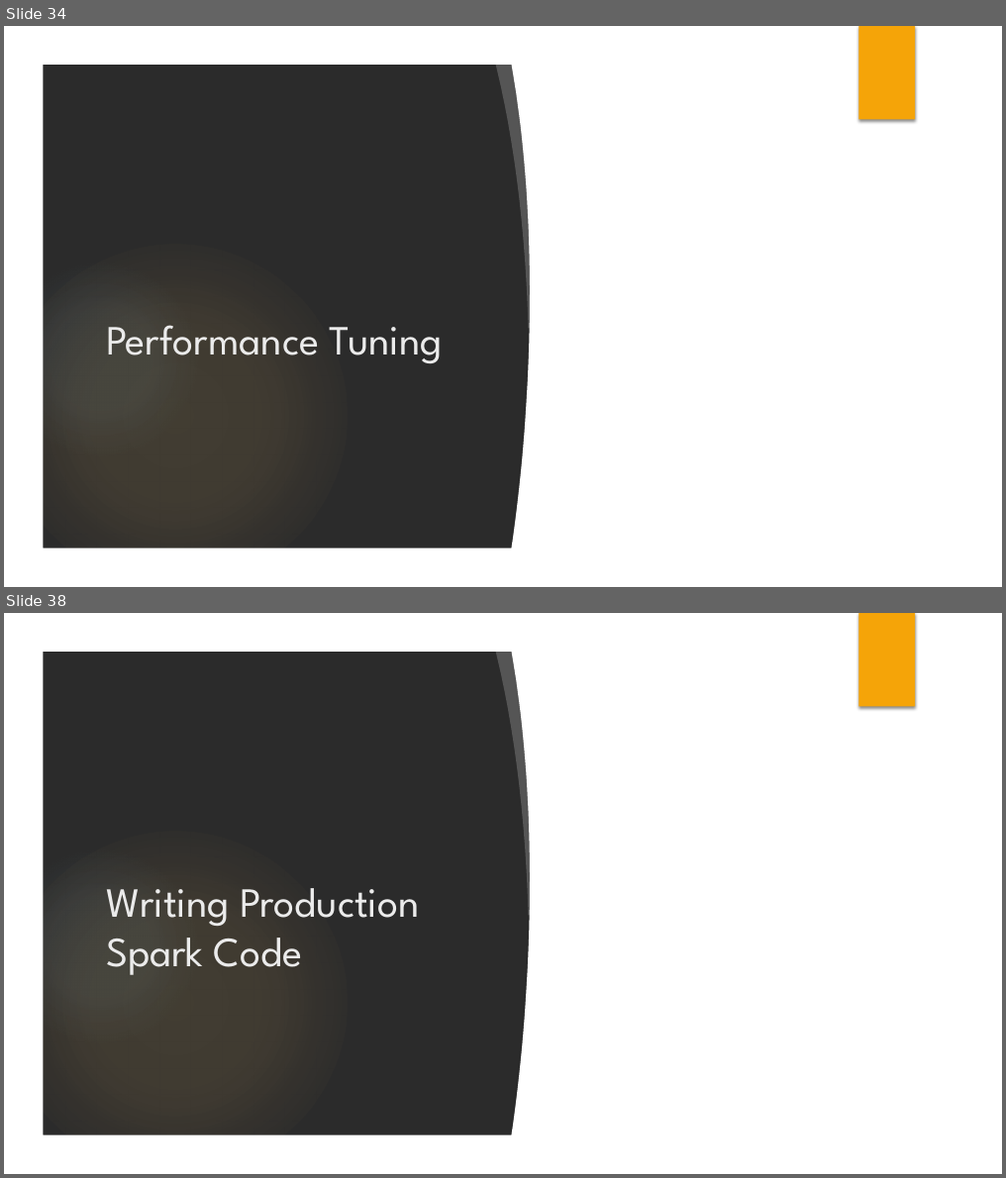
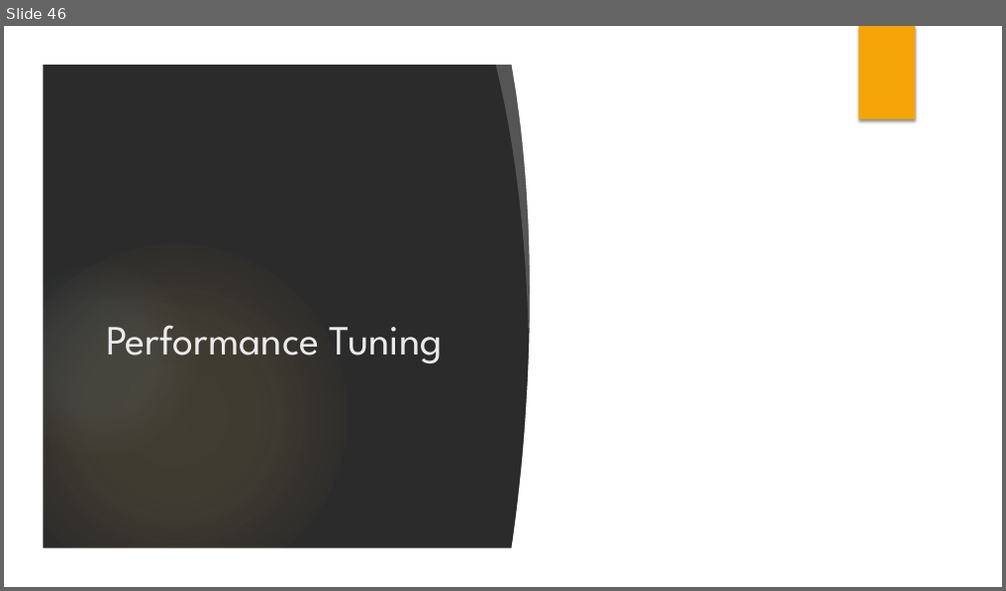
Before and after one commit to azimmerman0125/spark-training-october-13, a slide deck: slides/Introduction to Apache Spark.pptx. Shown one above the other, each under a label of ours: slides 34 and 38 before the commit, slide 46 after it; the slides between them are not shown. The pictures are 1006x1178 and 1006x591 pixels, drawn with LibreOffice and Linux fonts; fonts in the diff are those of the drawing; background and template pictures are left out; a plain dark background stands for a picture behind light text. Boxes give left, top, right and bottom in pixels: in the first picture for what was removed or moved away, otherwise in the second. Text is boxed around its words. In the diff, an @@ line names an element or a change of style, - is before the commit and + after.

```diff
--- a/slides/Introduction to Apache Spark.pptx
+++ b/slides/Introduction to Apache Spark.pptx
@@ slide 38 removed at <box>4,613,1002,1174</box>, background picture (left out); not listed: 10 template elements that a slide beside it also shows @@
@@ title removed at <box>106,888,419,975</box> @@
-Writing Production Spark Code
@@ what was slide 34 is now slide 46 @@
```
Also in this commit, not shown: 12 slides changed, 15 slides added, 2 other slides removed.
